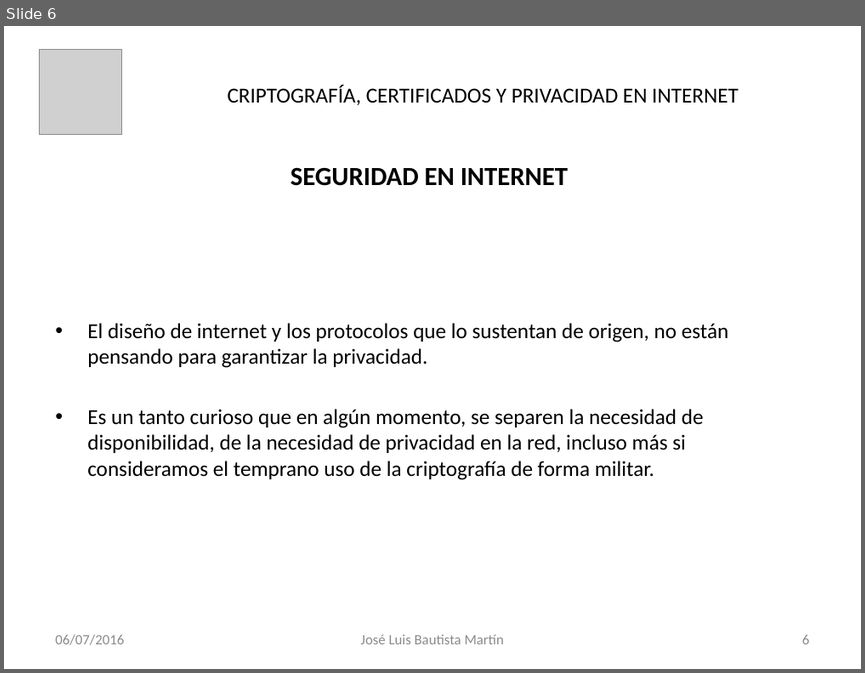
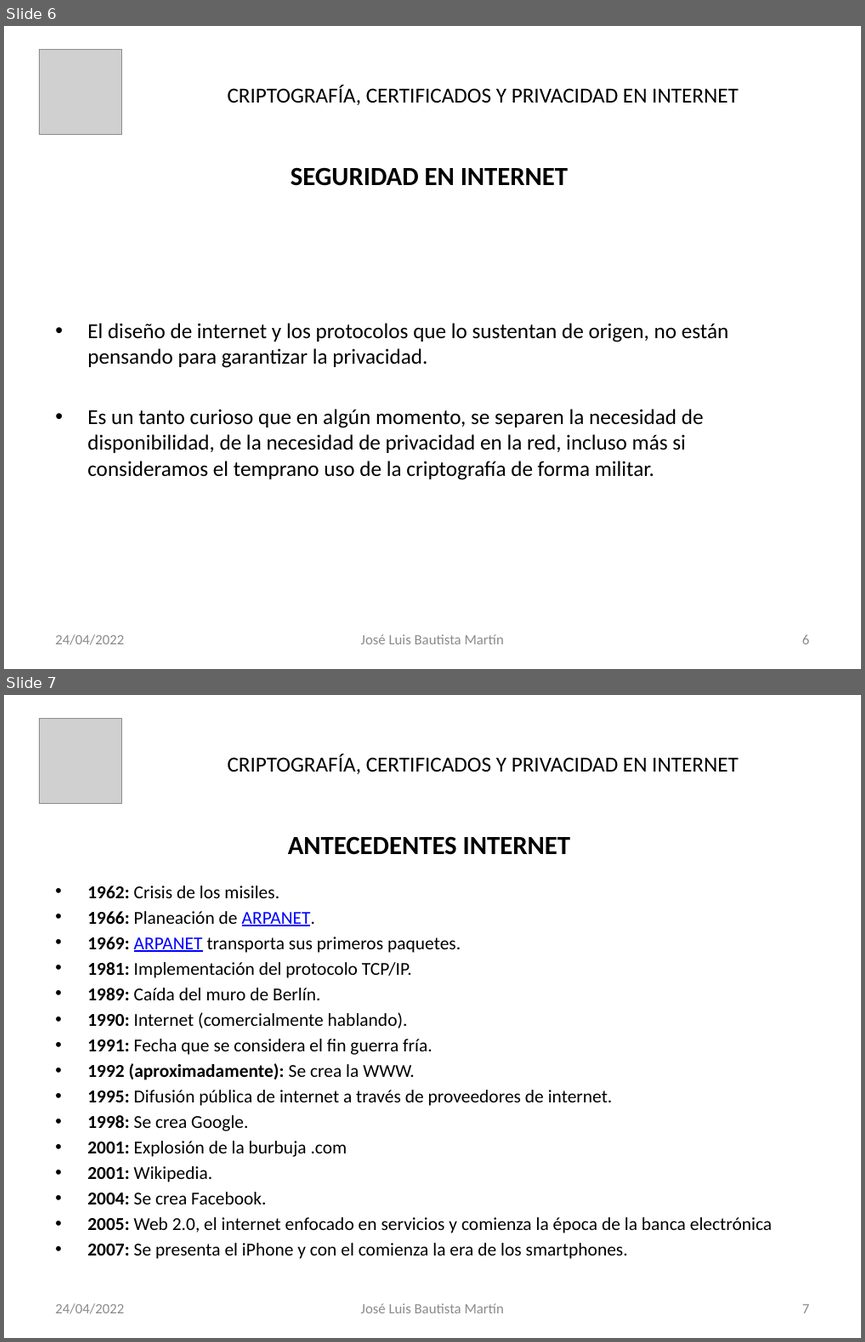
Before and after one commit to jbautistamartin/CapacitacionCriptografiaCertificadosPrivacidad, a slide deck: Documentos/Certicados Digitales.pptx. Shown one above the other, each under a label of ours: slide 6 before the commit, slides 6 and 7 after it. The pictures are 865x673 and 865x1342 pixels, drawn with LibreOffice and Linux fonts; fonts in the diff are those of the drawing; grey boxes stand for pictures. Boxes give left, top, right and bottom in pixels: in the first picture for what was removed or moved away, otherwise in the second. Text is boxed around its words. In the diff, an @@ line names an element or a change of style, - is before the commit and + after.

```diff
--- a/Documentos/Certicados Digitales.pptx
+++ b/Documentos/Certicados Digitales.pptx
@@ slide 7 added at [4,695,861,1338], background #FFFFFF @@
@@ picture added at [39,718,121,803] @@
@@ text added at [228,755,738,774], 18 pt, text #000000 @@
+CRIPTOGRAFÍA, CERTIFICADOS Y PRIVACIDAD EN INTERNET
@@ title added at [288,836,570,855], 22 pt, text #000000, bold @@
+ANTECEDENTES INTERNET
@@ text added at [87,911,772,1259], 15.3 pt, text #000000 @@
+• 1962: Crisis de los misiles.
+• 1966: Planeación de ARPANET.
+• 1969: ARPANET transporta sus primeros paquetes.
+• 1981: Implementación del protocolo TCP/IP.
+• 1989: Caída del muro de Berlín.
+• 1990: Internet (comercialmente hablando).
+• 1991: Fecha que se considera el fin guerra fría.
+• 1992 (aproximadamente): Se crea la WWW.
+• 1995: Difusión pública de internet a través de proveedores de internet.
+• 1998: Se crea Google.
+• 2001: Explosión de la burbuja .com
+• 2001: Wikipedia.
+• 2004: Se crea Facebook.
+• 2005: Web 2.0, el internet enfocado en servicios y comienza la época de la banca electrónica
+• 2007: Se presenta el iPhone y con el comienza la era de los smartphones.
@@ text added at [55,1303,124,1314], 12 pt, text #8C8C8C @@
+24/04/2022
@@ text added at [361,1303,504,1313], 12 pt, text #8C8C8C @@
+José Luis Bautista Martín
@@ page number added at [802,1304,809,1313], 12 pt, text #8C8C8C @@
+7
@@ slide 6 changed as well @@
@@ text at [55,634,124,645]: text changed @@
-06/07/2016
+24/04/2022
```
Also in this commit, not shown: 30 other slides changed, 1 other slide added, 2 other files.
